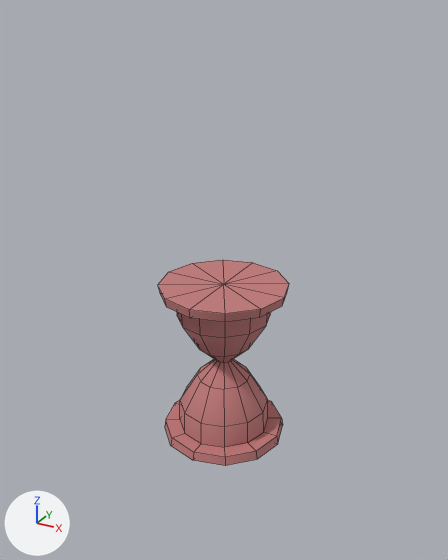
An edit to the FBX model Assets/Test/hourglass.FBX, drawn before and after from the same camera.
Both versions are drawn from a camera (50 mm lens) standing at (0.336, -0.61, 0.522) and looking at (0.006, -0.011, 0.222). Lighting does not change. The marker at lower left points along +X, +Y and +Z. Both versions are drawn at frame 1 of the action 'Take 001'; the numbers are the values there. Mesh edges are drawn as thin lines.
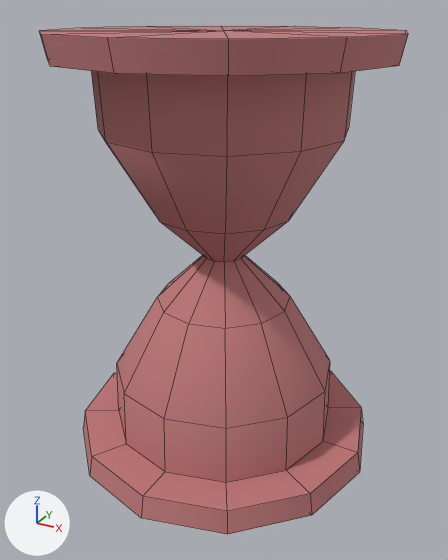
Location of each change, (x1, y1, x2, y2) in pixels of the pictures (448 x 560 px):
'Cylinder002', reshaped, turned: before (158, 260, 289, 466); after (40, 26, 408, 534)

Patch to the scene script:
```diff
--- a/Assets/Test/hourglass.FBX.py
+++ b/Assets/Test/hourglass.FBX.py
@@ me_mesh @@
 me_mesh.from_pydata(...)  # 134 vertices, 144 faces; spans x -8.1..8.1, y -8.1..8.1, z 0.0..21.1
 # used by ob_cylinder002; location = (0.0, 0.0, 0.0); scale = (0.01, 0.01, 0.01)
+# me_mesh part 1: the whole mesh is multiplied about the mesh origin by the matrix ((-2.37, 0.0, 0.0), (0.0, 0.0, 2.37), (0.0, 2.37, 0.0))
 me_mesh.materials.append(mat_material__1)
@@ ob_cylinder002 @@
 ob_cylinder002.location = (0.0, 0.0, 0.0)
+ob_cylinder002.rotation_euler = (1.571, 0.0, 0.0)  # degrees (90, 0, 0)
 ob_cylinder002.scale = (0.01, 0.01, 0.01)
```
